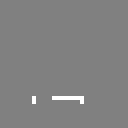
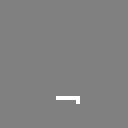
Before/after of a 128px x 128px layered artwork. What changed in the layer stack:
painted on "Layer 3" over (32, 96, 84, 104)
